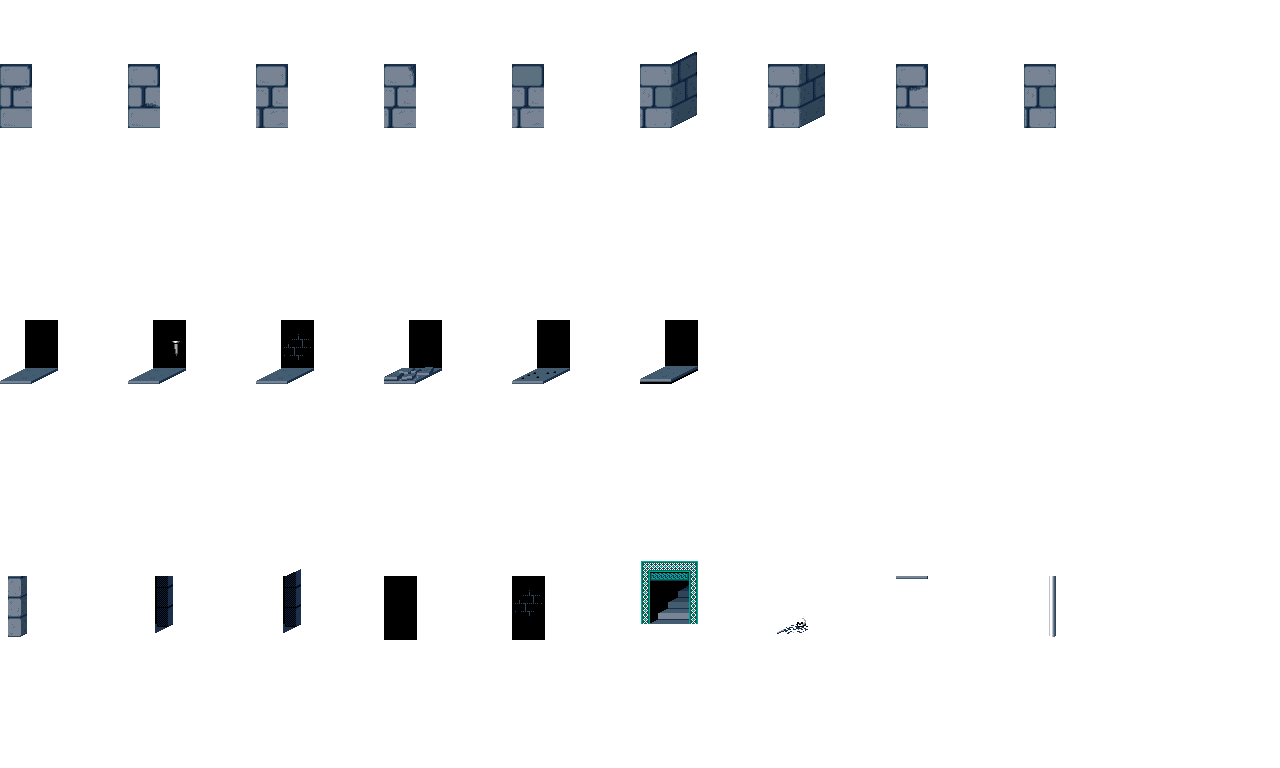
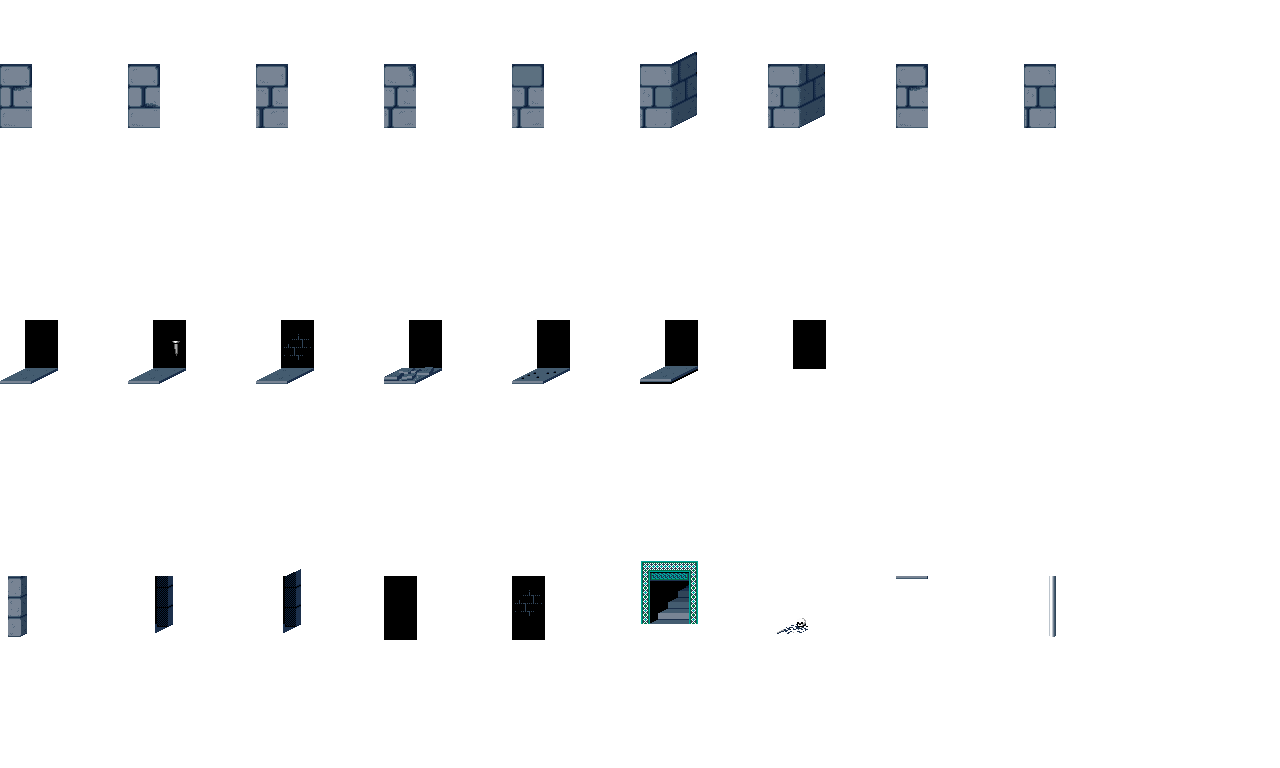
Revision of a layered 1280×768 image; what changed, layer by layer:
added layer "button_extra" in group "ground" over (x1=793, y1=320, x2=826, y2=369)
